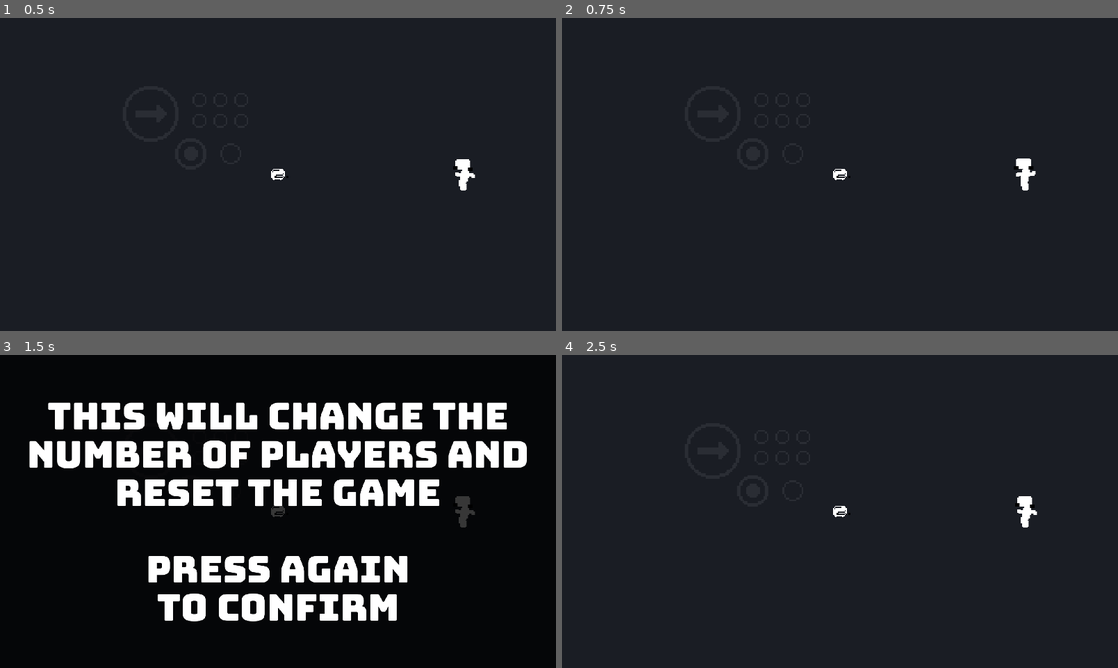
Above: before the commit, frames 1-4 (two rows, left to right).
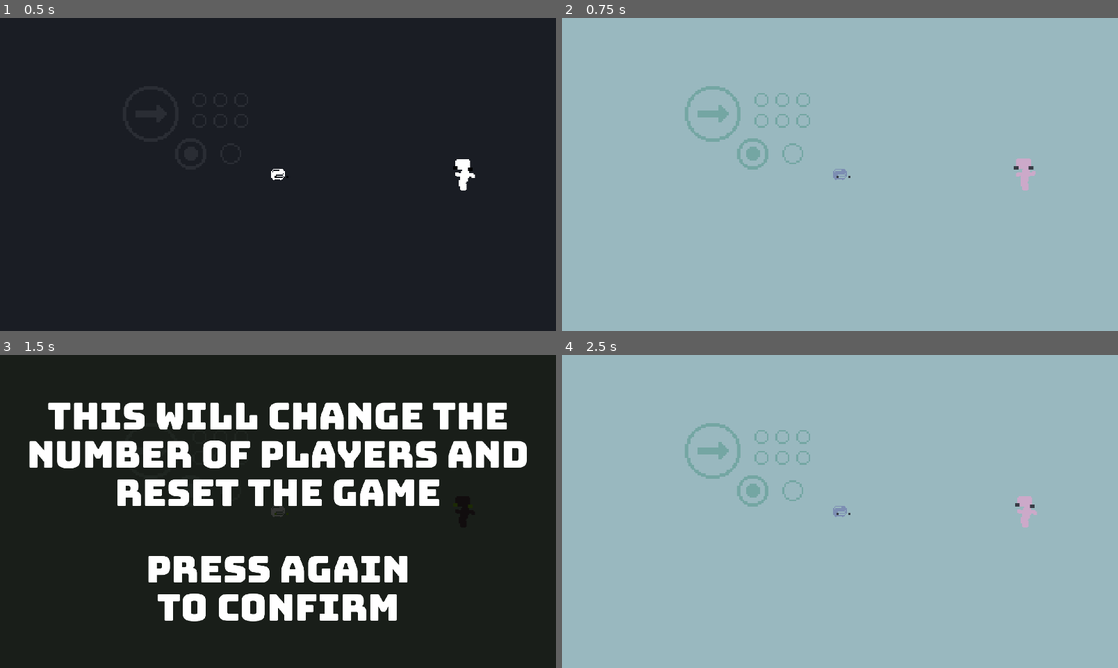
Above: after the commit, the same moments.

Repository: tm-nielsen/arcade-jam-2024
Game: Godot game, scene res://scenes/root.tscn
Same seed, same stepped clock (60 frames per second), same inputs: the game is played once before the commit and once after it.
Inputs (mouse positions are in pixels of both pictures, inside the frame that each line leads up to):
- Up to frame 1 (0.5 s): no input
- Up to frame 2 (0.75 s): move the mouse to (962, 158) at 0.52 s; hold 4 (toggle_palette_up, bound only after the commit) from 0.53 s (still down); tap 1 (select_1_player) at 0.6 s
- Up to frame 3 (1.5 s): move the mouse to (166, 527) at 1.27 s; release 4 (toggle_palette_up, bound only after the commit) at 1.28 s; hold 3 (toggle_palette_down, bound only after the commit) from 1.28 s (still down); tap 2 (select_2_players) at 1.35 s
- Up to frame 4 (2.5 s): move the mouse to (895, 442) at 2.02 s; release 3 (toggle_palette_down, bound only after the commit) at 2.03 s; hold 4 (toggle_palette_up, bound only after the commit) from 2.03 s (still down); tap 1 (select_1_player) at 2.1 s

Frame 1 is identical in both runs. In frame 2, 100% of the frame differs, in the area x 0-100%, y 0-100%; in frame 3, 0.8%; in frame 4, 100%.

Commit message:
Added more palettes - added more palettes to palette manager - implemented buttons to manually select a palette, overriding automatic switched

Diff:
--- a/project.godot
+++ b/project.godot
@@ -153,6 +153,16 @@
 "events": [Object(InputEventKey,"resource_local_to_scene":false,"resource_name":"","device":-1,"window_id":0,"alt_pressed":false,"shift_pressed":false,"ctrl_pressed":false,"meta_pressed":false,"pressed":false,"keycode":0,"physical_keycode":0,"key_label":50,"unicode":50,"echo":false,"script":null)
 ]
 }
+toggle_palette_up={
+"deadzone": 0.5,
+"events": [Object(InputEventKey,"resource_local_to_scene":false,"resource_name":"","device":-1,"window_id":0,"alt_pressed":false,"shift_pressed":false,"ctrl_pressed":false,"meta_pressed":false,"pressed":false,"keycode":0,"physical_keycode":0,"key_label":52,"unicode":52,"echo":false,"script":null)
+]
+}
+toggle_palette_down={
+"deadzone": 0.5,
+"events": [Object(InputEventKey,"resource_local_to_scene":false,"resource_name":"","device":-1,"window_id":0,"alt_pressed":false,"shift_pressed":false,"ctrl_pressed":false,"meta_pressed":false,"pressed":false,"keycode":0,"physical_keycode":0,"key_label":51,"unicode":51,"echo":false,"script":null)
+]
+}
 
 [layer_names]
 
--- a/scenes/root.tscn
+++ b/scenes/root.tscn
@@ -27,19 +27,107 @@
 
 [sub_resource type="Resource" id="Resource_r1pfj"]
 script = ExtResource("9_koqyl")
-player_colour = Color(0.8, 0.64, 0.786667, 1)
-enemy_colour = Color(0.71, 0.568, 0.676867, 1)
+player_colour = Color(0.490196, 0.556863, 0.701961, 1)
+enemy_colour = Color(0.8, 0.662745, 0.788235, 1)
 black_colour = Color(0.216, 0.2349, 0.27, 1)
-accent_colour = Color(0.6, 0.75, 0.7425, 1)
-background_colour = Color(0.44, 0.55, 0.5445, 1)
+accent_colour = Color(0.455, 0.65, 0.64025, 1)
+background_colour = Color(0.6, 0.72, 0.75, 1)
 
 [sub_resource type="Resource" id="Resource_mgjw4"]
 script = ExtResource("9_koqyl")
 player_colour = Color(0.8, 0.778667, 0.48, 1)
-enemy_colour = Color(0.8, 0.544, 0.48, 1)
-black_colour = Color(0.28, 0.21, 0.35, 1)
+enemy_colour = Color(0.42, 0.7, 0.513333, 1)
+black_colour = Color(0.405, 0.45, 0.27, 1)
 accent_colour = Color(0.66, 0.4884, 0.396, 1)
 background_colour = Color(0.662745, 0.662745, 0.662745, 1)
+
+[sub_resource type="Resource" id="Resource_l072l"]
+script = ExtResource("9_koqyl")
+player_colour = Color(0.960784, 0.831373, 0.568627, 1)
+enemy_colour = Color(0.976471, 0.72549, 0.717647, 1)
+black_colour = Color(0.941176, 0.423529, 0.607843, 1)
+accent_colour = Color(0.380392, 0.627451, 0.686275, 1)
+background_colour = Color(0.588235, 0.788235, 0.862745, 1)
+
+[sub_resource type="Resource" id="Resource_wqpla"]
+script = ExtResource("9_koqyl")
+player_colour = Color(0.690196, 0.815686, 0.827451, 1)
+enemy_colour = Color(0.968627, 0.686275, 0.615686, 1)
+black_colour = Color(1, 1, 1, 1)
+accent_colour = Color(0.752941, 0.517647, 0.592157, 1)
+background_colour = Color(1, 0.792157, 0.831373, 1)
+
+[sub_resource type="Resource" id="Resource_68f6c"]
+script = ExtResource("9_koqyl")
+player_colour = Color(0.67451, 0.67451, 0.870588, 1)
+enemy_colour = Color(0.941176, 0.713726, 0.498039, 1)
+black_colour = Color(0.721569, 0.2, 0.415686, 1)
+accent_colour = Color(0.670588, 0.854902, 0.988235, 1)
+background_colour = Color(0.898039, 0.988235, 1, 1)
+
+[sub_resource type="Resource" id="Resource_866yb"]
+script = ExtResource("9_koqyl")
+player_colour = Color(0.517647, 0.352941, 0.427451, 1)
+enemy_colour = Color(0.67451, 0.745098, 0.847059, 1)
+black_colour = Color(0.843137, 0.521569, 0.129412, 1)
+accent_colour = Color(0.909804, 0.921569, 0.968627, 1)
+background_colour = Color(0.94902, 0.827451, 0.596078, 1)
+
+[sub_resource type="Resource" id="Resource_ai8l7"]
+script = ExtResource("9_koqyl")
+player_colour = Color(0.639216, 0.768627, 0.737255, 1)
+enemy_colour = Color(0.94902, 0.905882, 0.788235, 1)
+black_colour = Color(0.254902, 0.235294, 0.345098, 1)
+accent_colour = Color(0.905882, 0.937255, 0.772549, 1)
+background_colour = Color(0.74902, 0.843137, 0.709804, 1)
+
+[sub_resource type="Resource" id="Resource_snto4"]
+script = ExtResource("9_koqyl")
+player_colour = Color(0.462745, 0.482353, 0.568627, 1)
+enemy_colour = Color(0.968627, 0.772549, 0.623529, 1)
+black_colour = Color(0.164706, 0.196078, 0.294118, 1)
+accent_colour = Color(0.882353, 0.898039, 0.933333, 1)
+background_colour = Color(0.780392, 0.8, 0.858824, 1)
+
+[sub_resource type="Resource" id="Resource_7krcg"]
+script = ExtResource("9_koqyl")
+player_colour = Color(0.8, 0.443137, 0.470588, 1)
+enemy_colour = Color(0.780392, 0.85098, 0.717647, 1)
+black_colour = Color(0.537255, 0.00784314, 0.243137, 1)
+accent_colour = Color(0.77, 0.713405, 0.7007, 1)
+background_colour = Color(1, 0.85098, 0.854902, 1)
+
+[sub_resource type="Resource" id="Resource_ygdwk"]
+script = ExtResource("9_koqyl")
+player_colour = Color(0, 0, 0, 1)
+enemy_colour = Color(1, 0.509804, 0.662745, 1)
+black_colour = Color(0.498039, 0.584314, 0.819608, 1)
+accent_colour = Color(1, 0.921569, 0.905882, 1)
+background_colour = Color(1, 0.752941, 0.745098, 1)
+
+[sub_resource type="Resource" id="Resource_e8h6u"]
+script = ExtResource("9_koqyl")
+player_colour = Color(0.231373, 0.321569, 0.286275, 1)
+enemy_colour = Color(0.317647, 0.596078, 0.447059, 1)
+black_colour = Color(0.203922, 0.145098, 0.184314, 1)
+accent_colour = Color(0.745098, 0.772549, 0.678431, 1)
+background_colour = Color(0.643137, 0.705882, 0.580392, 1)
+
+[sub_resource type="Resource" id="Resource_dn4pe"]
+script = ExtResource("9_koqyl")
+player_colour = Color(0.886275, 0.760784, 1, 1)
+enemy_colour = Color(0.886275, 0.694118, 0.694118, 1)
+black_colour = Color(0.145098, 0.556863, 0.65098, 1)
+accent_colour = Color(0.623529, 0.686275, 0.564706, 1)
+background_colour = Color(0.329412, 0.623529, 0.576471, 1)
+
+[sub_resource type="Resource" id="Resource_6ousn"]
+script = ExtResource("9_koqyl")
+player_colour = Color(0.960784, 0.984314, 0.937255, 1)
+enemy_colour = Color(0.313726, 0.239216, 0.258824, 1)
+black_colour = Color(0.517647, 0.764706, 0.0941176, 1)
+accent_colour = Color(0.572549, 0.678431, 0.580392, 1)
+background_colour = Color(0.454902, 0.545098, 0.458824, 1)
 
 [node name="Root" type="Control"]
 texture_filter = 1
@@ -246,7 +334,7 @@
 script = ExtResource("8_2lcfj")
 tutorial_palette = SubResource("Resource_4bl03")
 starting_palette = SubResource("Resource_dvngt")
-palettes = Array[ExtResource("9_koqyl")]([SubResource("Resource_r1pfj"), SubResource("Resource_mgjw4")])
+palettes = Array[ExtResource("9_koqyl")]([SubResource("Resource_r1pfj"), SubResource("Resource_mgjw4"), SubResource("Resource_l072l"), SubResource("Resource_wqpla"), SubResource("Resource_68f6c"), SubResource("Resource_866yb"), SubResource("Resource_ai8l7"), SubResource("Resource_snto4"), SubResource("Resource_7krcg"), SubResource("Resource_ygdwk"), SubResource("Resource_e8h6u"), SubResource("Resource_dn4pe"), SubResource("Resource_6ousn")])
 
 [connection signal="pressed" from="FinalScreen/Buttons/ResetButton" to="PauseMenu" method="reset_game"]
 [connection signal="pressed" from="FinalScreen/Buttons/QuitButton" to="PauseMenu" method="quit_game"]
--- a/scripts/palette_manager.gd
+++ b/scripts/palette_manager.gd
@@ -9,12 +9,33 @@
 var palette_threshold_index: int = 0
 var last_palette_threshold: int = 0
 
+var palette_override_active: bool
+var selected_palette_index = 0
+
 
 func _ready():
   tutorial_palette.apply()
   ScoreManager.score_increased.connect(_on_score_increased)
 
+func _process(_delta):
+  if Input.is_action_just_pressed("toggle_palette_up"):
+    _move_palette_selection(1)
+  elif Input.is_action_just_pressed("toggle_palette_down"):
+    _move_palette_selection(-1)
+
+func _move_palette_selection(increment: int):
+  if palette_override_active:
+    selected_palette_index = (selected_palette_index + increment) % palettes.size()
+    palettes[selected_palette_index].apply()
+  else:
+    palettes[0].apply()
+    palette_override_active = true
+
+
 func _on_score_increased(points_added: int):
+  if palette_override_active:
+    return
+
   var current_score = ScoreManager.current_score
   if current_score == points_added:
     starting_palette.apply()
Not shown: 1 places in scenes/root.tscn that only renumber resources
